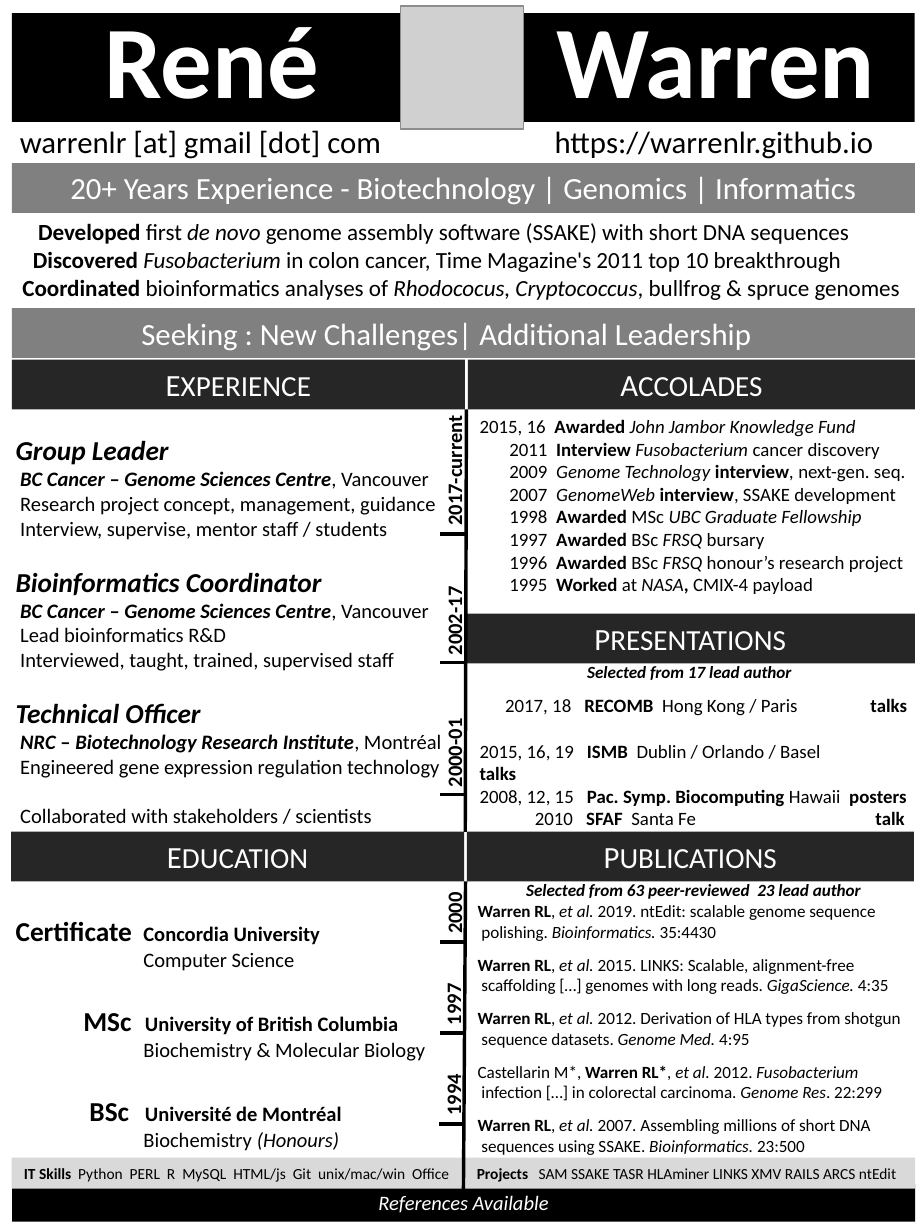
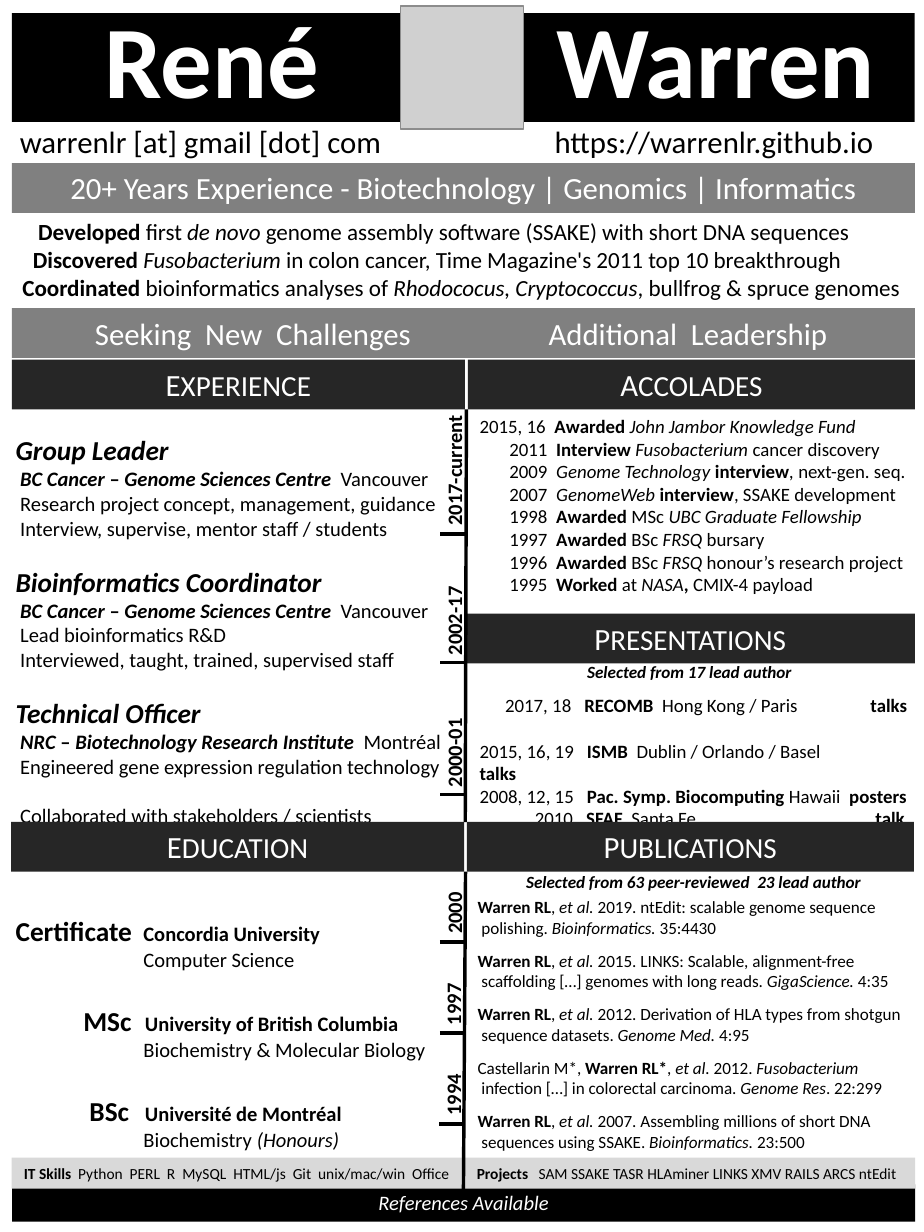
Before and after one commit to warrenlr/warrenlr.github.io, a slide deck: slide 1 of cv/CV_RWARREN_PPTanonym.pptx. Drawn at 924x1232 pixels with LibreOffice and Linux fonts; fonts in the diff are those of the drawing; grey boxes stand for pictures. Boxes give left, top, right and bottom in pixels: in the first picture for what was removed or moved away, otherwise in the second. Text is boxed around its words. In the diff, an @@ line names an element or a change of style, - is before the commit and + after.

```diff
--- a/cv/CV_RWARREN_PPTanonym.pptx
+++ b/cv/CV_RWARREN_PPTanonym.pptx
@@ text in rectangle at (95,323,410,350): text changed @@
-  Seeking : New Challenges| Additional Leadership
+  Seeking New Challenges Additional Leadership
@@ line moved from (467, 409) - (466, 832) to (467, 409) - (466, 822) @@
@@ text at (20,471,429,486): text changed @@
-BC Cancer – Genome Sciences Centre, Vancouver
+BC Cancer – Genome Sciences Centre Vancouver
@@ text at (20,603,429,618): text changed @@
-BC Cancer – Genome Sciences Centre, Vancouver
+BC Cancer – Genome Sciences Centre Vancouver
@@ text at (20,734,441,753): text changed @@
-NRC – Biotechnology Research Institute, Montréal
+NRC – Biotechnology Research Institute Montréal
@@ rectangle "EDUCATION": place and size @@
-rectangle "EDUCATION" at (11,832,464,881)
+rectangle "EDUCATION" at (11,822,464,871)
@@ rectangle "PUBLICATIONS": place and size @@
-rectangle "PUBLICATIONS" at (467,832,914,881)
+rectangle "PUBLICATIONS" at (467,822,914,871)
@@ text "Selected from 63 peer-reviewed 23 ...": place and size @@
-text "Selected from 63 peer-reviewed 23 ..." at (526,884,861,899)
+text "Selected from 63 peer-reviewed 23 ..." at (526,876,861,891)
@@ line moved from (466, 881) - (463, 1195) to (466, 872) - (463, 1195) @@
@@ text "Warren RL, et al. 2019. ...": place and size @@
-text "Warren RL, et al. 2019. ..." at (478,905,900,1155)
+text "Warren RL, et al. 2019. ..." at (478,901,900,1151)
```
Also in this commit, not shown: 9 other files.
